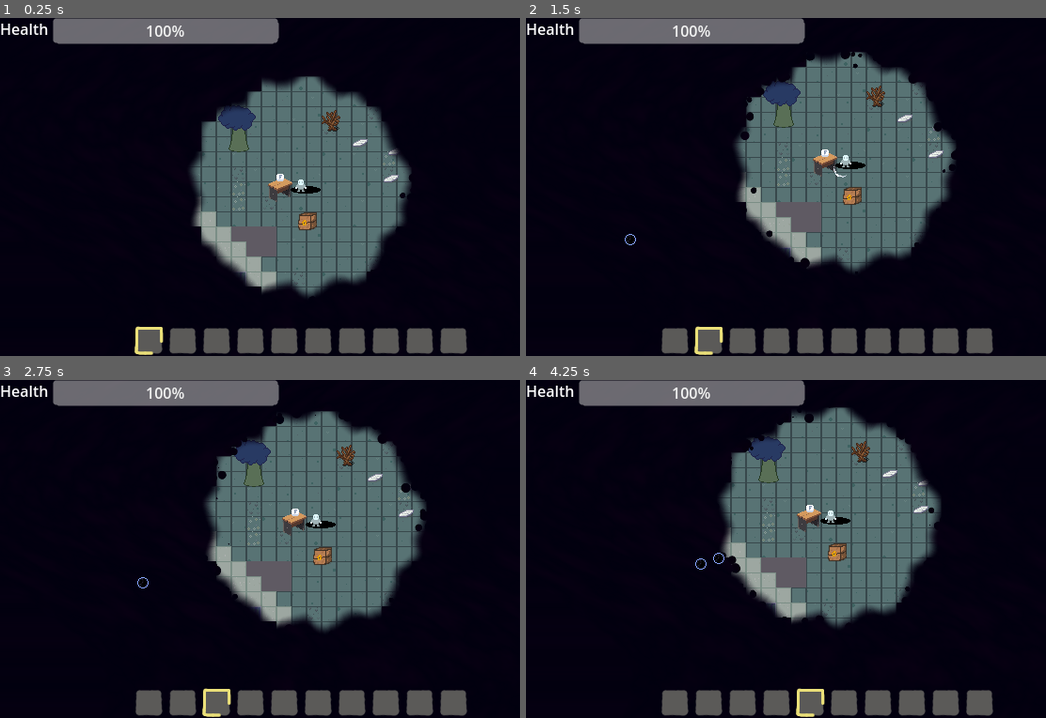
Above: before the commit, frames 1-4 (two rows, left to right).
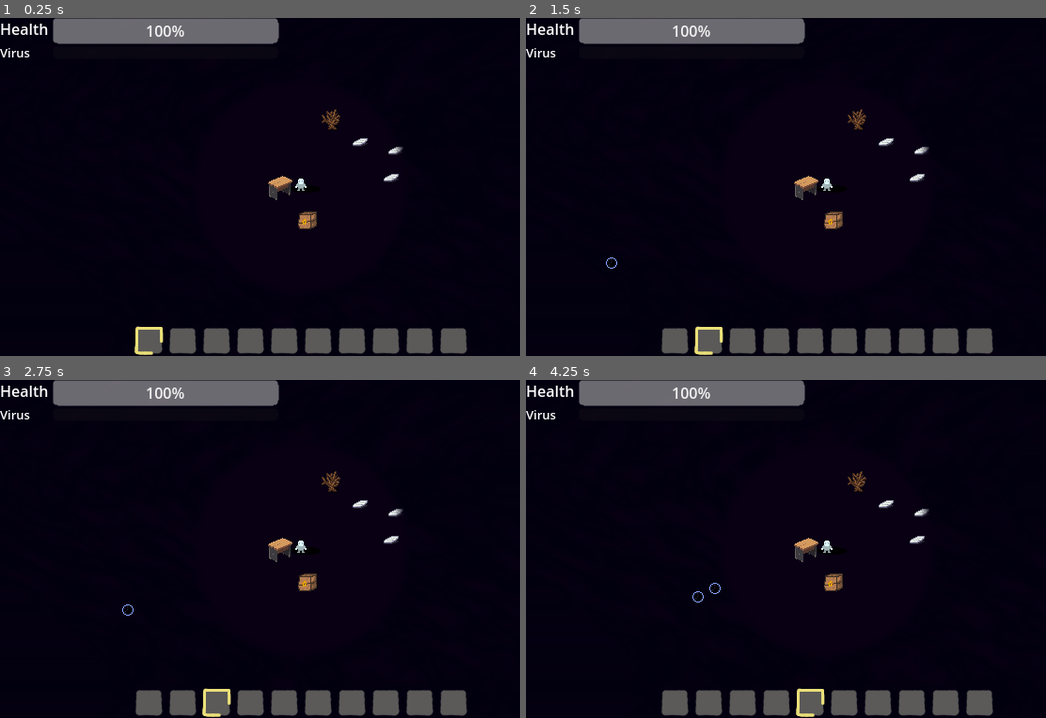
Above: after the commit, the same moments.

Repository: TimoRoggel/EverDark
Game: Godot game, scene res://scenes/levels/world.tscn
Same seed, same stepped clock (60 frames per second), same inputs: the game is played once before the commit and once after it. The engine's default icon, where the game draws it, is replaced by a stand-in: a white triangle on a blue panel in a dark square.
Inputs (mouse positions are in pixels of both pictures, inside the frame that each line leads up to):
- Up to frame 1 (0.25 s): no input
- Up to frame 2 (1.5 s): click (676, 342) at 0.52 s; click (708, 342) at 1.27 s
- Up to frame 3 (2.75 s): click (218, 704) at 2.02 s
- Up to frame 4 (4.25 s): click (775, 704) at 2.77 s; click (812, 704) at 3.52 s

The runs differ from the first frame. In frame 1, 20% of the frame differs, in the area x 0-80%, y 8-83%; in frame 2, 20%; in frame 3, 20%; in frame 4, 20%, in the area x 0-80%, y 8-74%.
Error after the commit: Parse Error: Could not parse global class "SaveManager" from "res://scripts/structs/save_system/save_manager.gd". (res://scripts/globals/save_system.gd:7)

Commit message:
corrupted save is handled by clearing it

Diff:
--- a/scripts/structs/save_system/save_manager.gd
+++ b/scripts/structs/save_system/save_manager.gd
@@ -16,6 +16,10 @@
 
 func load_game(file_path: String) -> void:
 	var file: FileAccess = FileAccess.open_encrypted_with_pass(file_path, FileAccess.READ,ENCRYPTION_KEY)
+    if !file:
+        # Save data is corrupted
+        clean_data()
+        return
 	var save_data: Dictionary = JSON.parse_string(file.get_as_text())
 	for obj: SaveObject in save_objects:
 		if (save_data.has(obj.name)):
